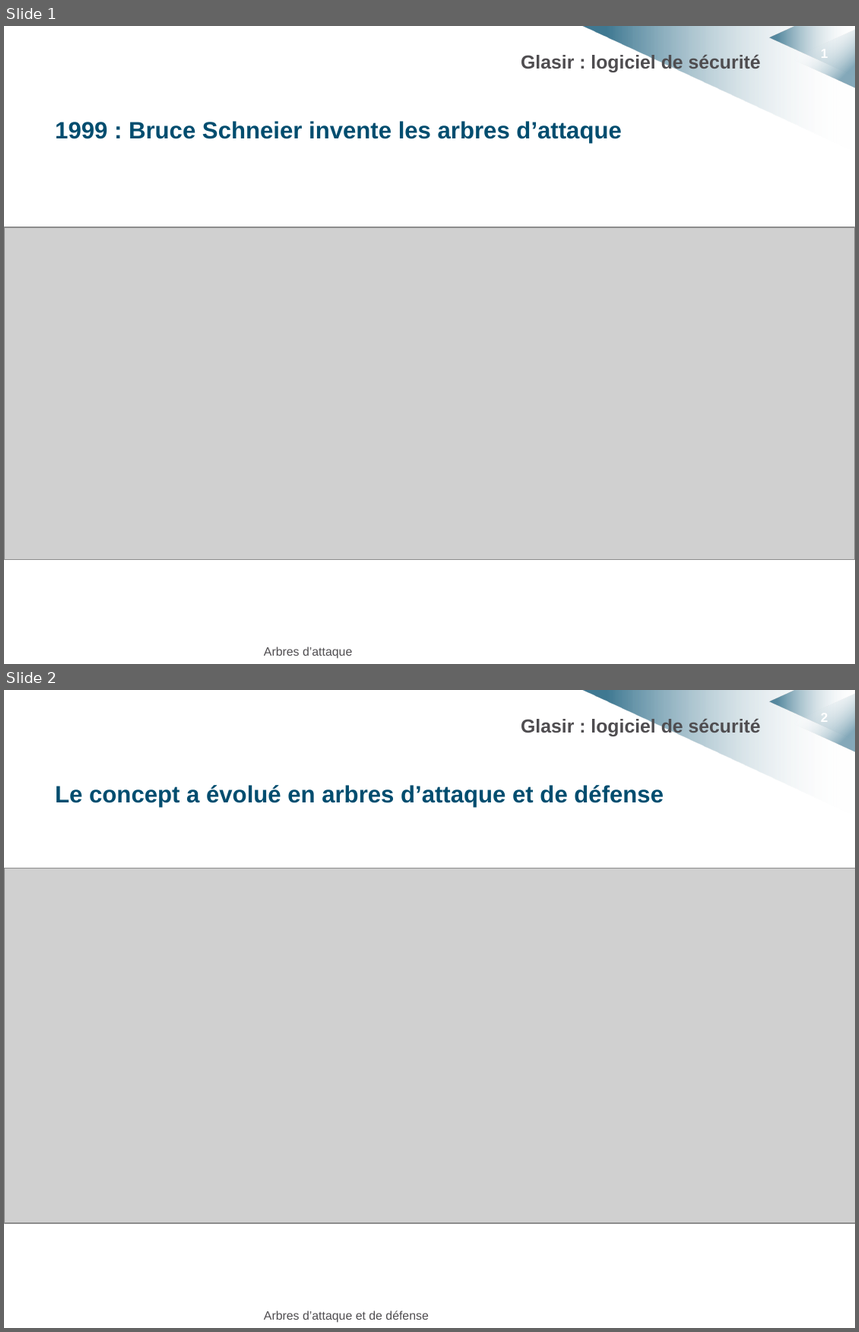
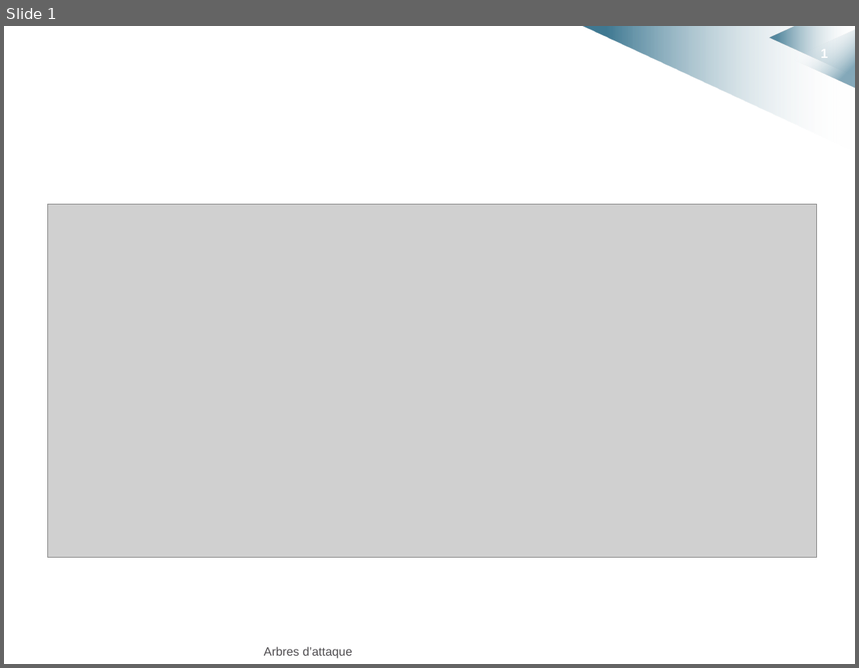
Before and after one commit to HKervadec/korrigolo, a slide deck: soutenances/projet_decembre/etat_art.pptx. Shown one above the other, each under a label of ours: slides 1 and 2 before the commit, slide 1 after it. The pictures are 859x1332 and 859x668 pixels, drawn with LibreOffice and Linux fonts; fonts in the diff are those of the drawing; grey boxes stand for pictures; background and template pictures are left out. Boxes give left, top, right and bottom in pixels: in the first picture for what was removed or moved away, otherwise in the second. Text is boxed around its words. In the diff, an @@ line names an element or a change of style, - is before the commit and + after.

```diff
--- a/soutenances/projet_decembre/etat_art.pptx
+++ b/soutenances/projet_decembre/etat_art.pptx
@@ slide 2 removed at [4, 690, 855, 1328], background #FFFFFF; not listed: 4 template elements that a slide beside it also shows @@
@@ title removed at [521, 717, 761, 737] @@
-Glasir : logiciel de sécurité
@@ text removed at [55, 785, 664, 807] @@
-Le concept a évolué en arbres d’attaque et de défense
@@ picture removed at [4, 869, 855, 1224] @@
@@ text removed at [264, 1311, 428, 1323] @@
-Arbres d’attaque et de défense
@@ slide 1 changed as well @@
@@ title removed at [521, 53, 761, 73] @@
-Glasir : logiciel de sécurité
@@ text removed at [55, 121, 621, 143] @@
-1999 : Bruce Schneier invente les arbres d’attaque
@@ picture: place and size @@
-picture at [4, 227, 855, 560]
+picture at [47, 205, 816, 558]
```
Also in this commit, not shown: 2 slides added.
